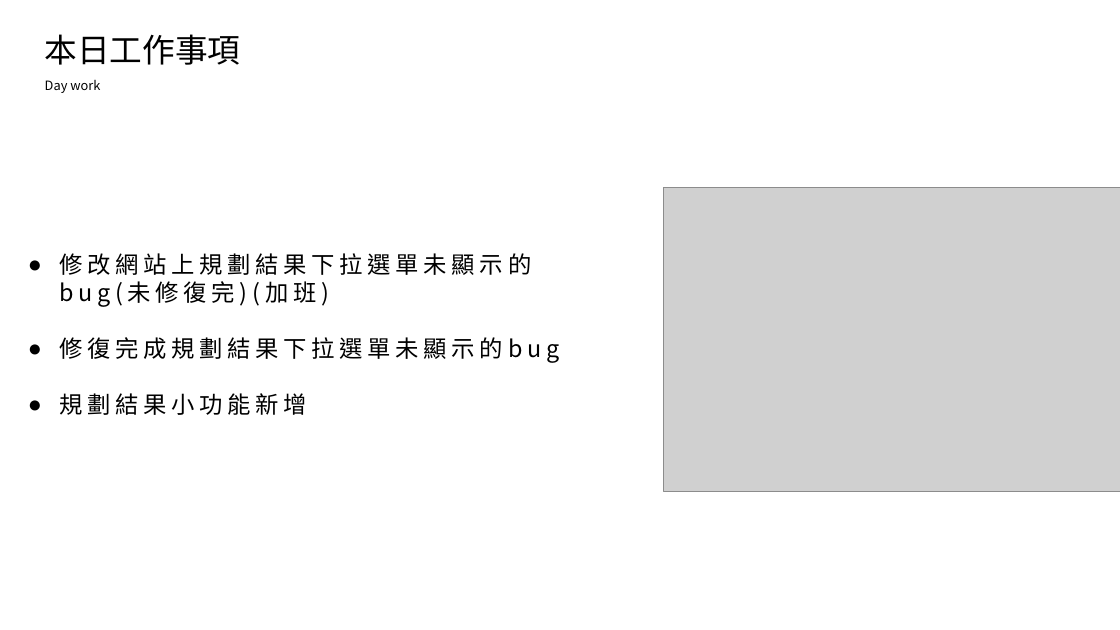
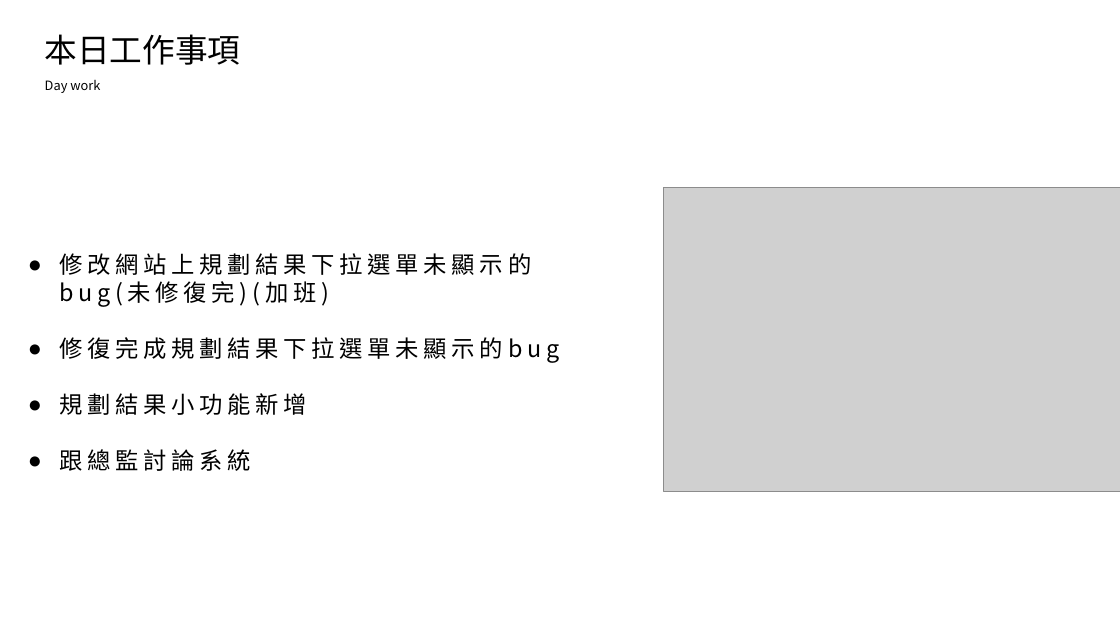
Before and after one commit to king637324/KnowledgeGreenhouseSystem, a slide deck: slide 2 of 工作日報_葉柏漢/2021.10/2021.10.15(加班)_2021.10.18工作日報_葉柏漢.pptx. Drawn at 1120x630 pixels with LibreOffice and Linux fonts; fonts in the diff are those of the drawing; grey boxes stand for pictures. Boxes give left, top, right and bottom in pixels: in the first picture for what was removed or moved away, otherwise in the second. Text is boxed around its words. In the diff, an @@ line names an element or a change of style, - is before the commit and + after.

```diff
--- a/工作日報_葉柏漢/2021.10/2021.10.15(加班)_2021.10.18工作日報_葉柏漢.pptx
+++ b/工作日報_葉柏漢/2021.10/2021.10.15(加班)_2021.10.18工作日報_葉柏漢.pptx
@@ text at bbox=[59, 449, 251, 471]: paragraph added @@
+● 跟總監討論系統
```
Also in this commit, not shown: 1 slide added, 6 other files.
